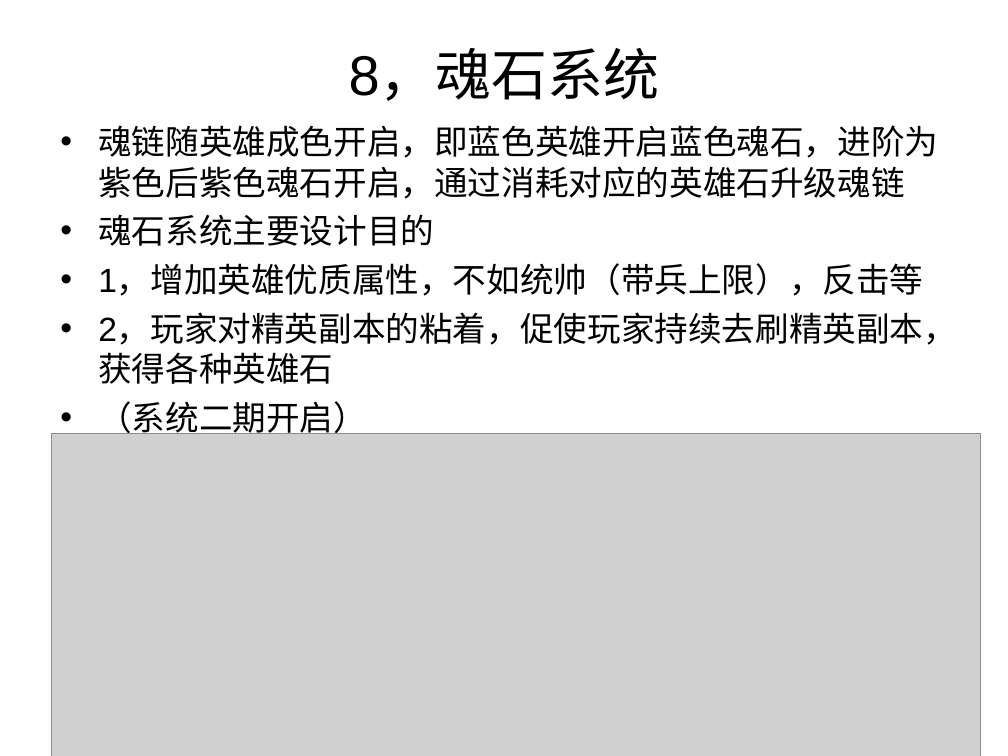
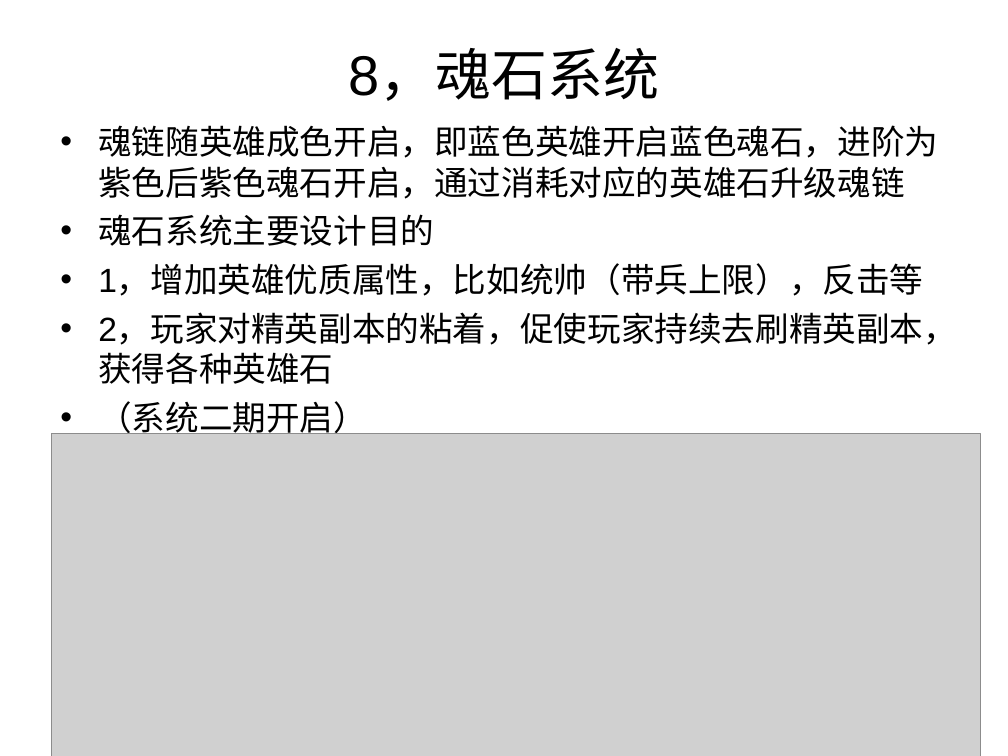
Before and after one commit to caihan1984/demov1, a slide deck: slide 13 of Assets/document/demo.ppt. Drawn at 1008x756 pixels with LibreOffice and Linux fonts; fonts in the diff are those of the drawing; grey boxes stand for pictures. Boxes give left, top, right and bottom in pixels: in the first picture for what was removed or moved away, otherwise in the second. Text is boxed around its words. In the diff, an @@ line names an element or a change of style, - is before the commit and + after.

```diff
--- a/Assets/document/demo.ppt
+++ b/Assets/document/demo.ppt
@@ text at box(98, 265, 923, 296): text changed @@
-• 1，增加英雄优质属性，不如统帅（带兵上限），反击等
+• 1，增加英雄优质属性，比如统帅（带兵上限），反击等
```
Also in this commit, not shown: 8 slides added.
